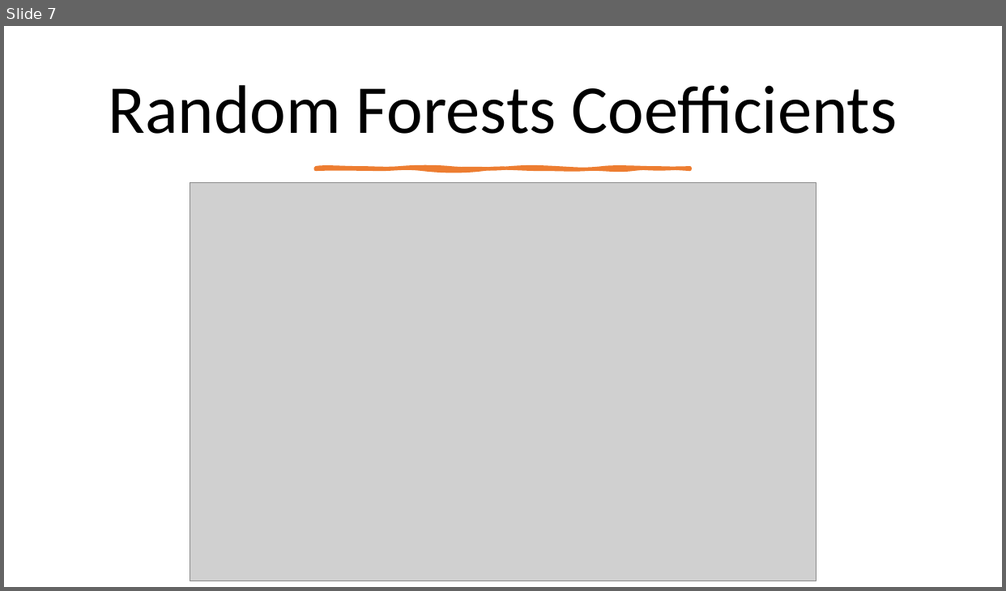
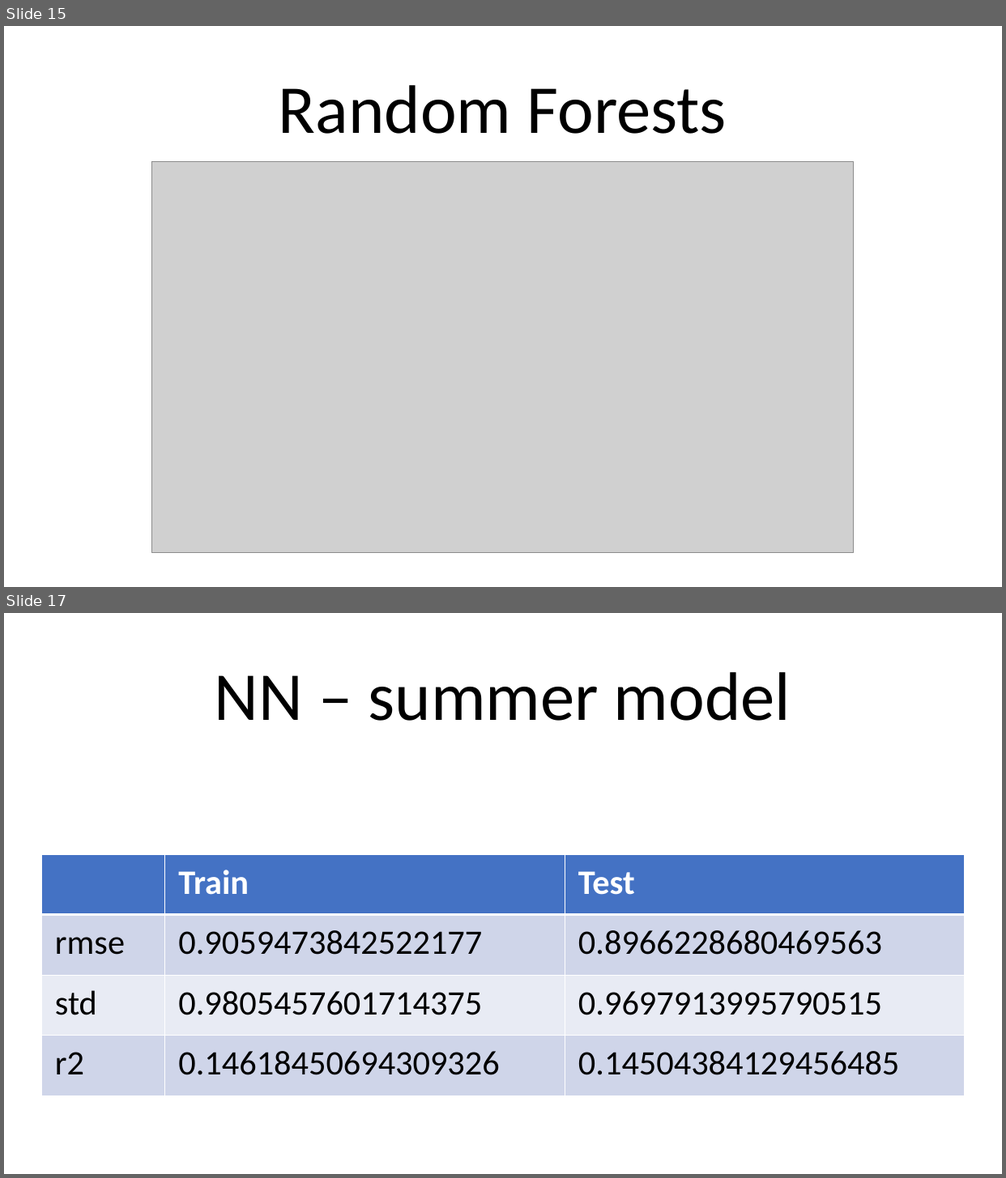
Before and after one commit to LiaCohn/clean-coasts, a slide deck: models/models.pptx. Shown one above the other, each under a label of ours: slide 7 before the commit, slides 15 and 17 after it; the slides between them are not shown. The pictures are 1006x591 and 1006x1178 pixels, drawn with LibreOffice and Linux fonts; fonts in the diff are those of the drawing; grey boxes stand for pictures. Boxes give left, top, right and bottom in pixels: in the first picture for what was removed or moved away, otherwise in the second. Text is boxed around its words. In the diff, an @@ line names an element or a change of style, - is before the commit and + after.

Commit message:
add winter and summer models

```diff
--- a/models/models.pptx
+++ b/models/models.pptx
@@ slide 17 added at [4, 613, 1002, 1174], background #FFFFFF @@
@@ title added at [215, 672, 791, 721], 66 pt, text #000000 @@
+NN – summer model
@@ table added at [41, 855, 965, 1097], 4 rows, 3 columns @@
+ | Train | Test
+rmse | 0.9059473842522177 | 0.8966228680469563
+std | 0.9805457601714375 | 0.9697913995790515
+r2 | 0.14618450694309326 | 0.14504384129456485
@@ what was slide 7 is now slide 15 @@
@@ slide 15 changed as well @@
@@ title at [279, 85, 727, 134]: text changed @@
-Random Forests Coefficients
+Random Forests
@@ picture: place and size @@
-picture at [190, 182, 816, 581]
+picture at [152, 162, 854, 554]
@@ freeform shape removed at [315, 169, 690, 169] @@
```
Also in this commit, not shown: 6 other slides changed, 8 other slides added, 7 other files.
